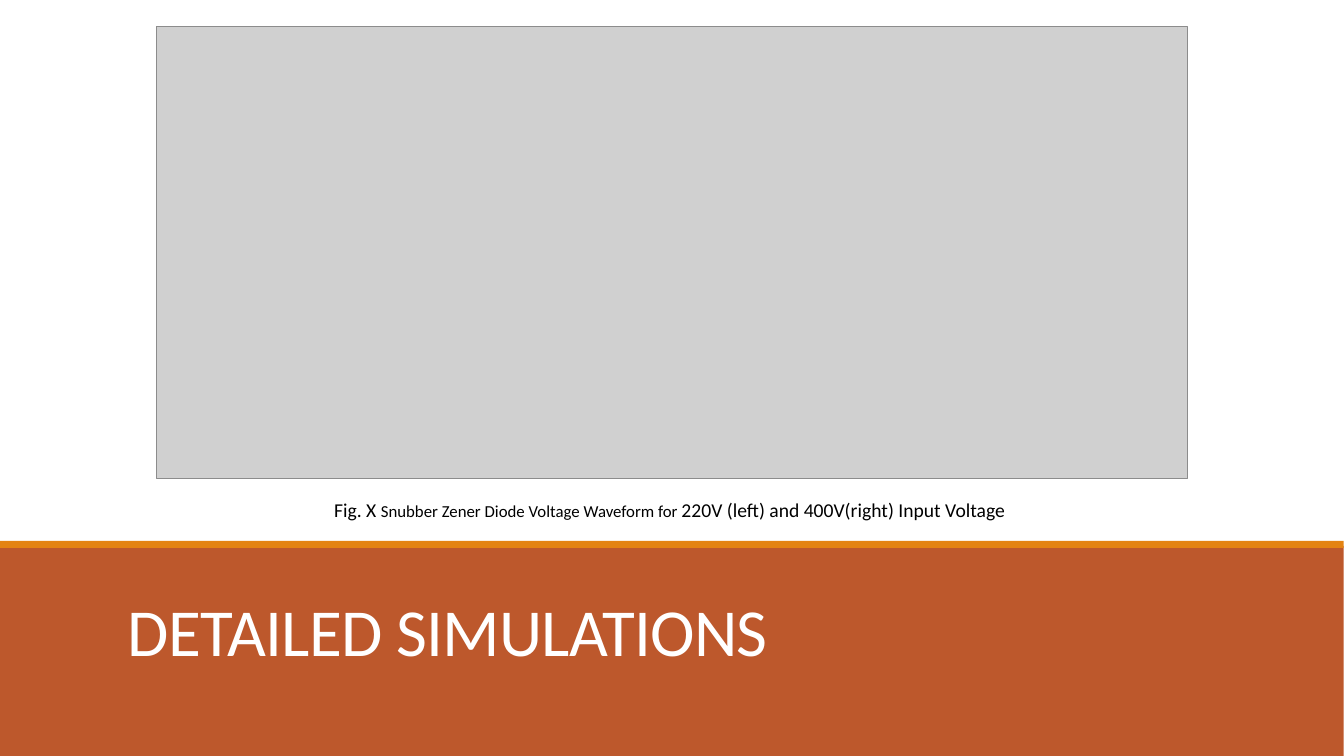
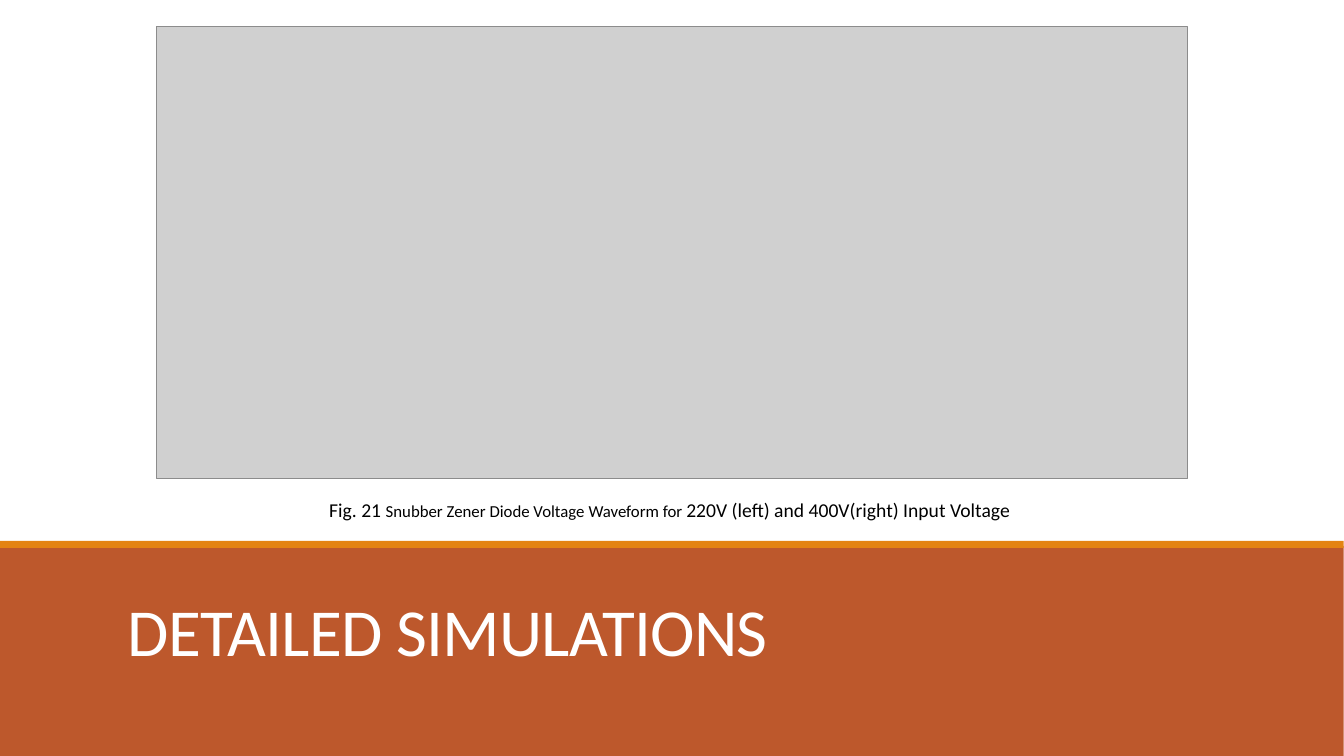
Before and after one commit to EnesCanbolat/EE464_Project, a slide deck: slide 45 of Presentations/464_FB_vs3.pptx. Drawn at 1344x756 pixels with LibreOffice and Linux fonts; fonts in the diff are those of the drawing; grey boxes stand for pictures. Boxes give left, top, right and bottom in pixels: in the first picture for what was removed or moved away, otherwise in the second. Text is boxed around its words. In the diff, an @@ line names an element or a change of style, - is before the commit and + after.

```diff
--- a/Presentations/464_FB_vs3.pptx
+++ b/Presentations/464_FB_vs3.pptx
@@ text at box(329, 503, 1010, 521): text changed @@
-Fig. X Snubber Zener Diode Voltage Waveform for 220V (left) and 400V(right) Input Voltage
+Fig. 21 Snubber Zener Diode Voltage Waveform for 220V (left) and 400V(right) Input Voltage
```
Also in this commit, not shown: 23 other slides changed.
